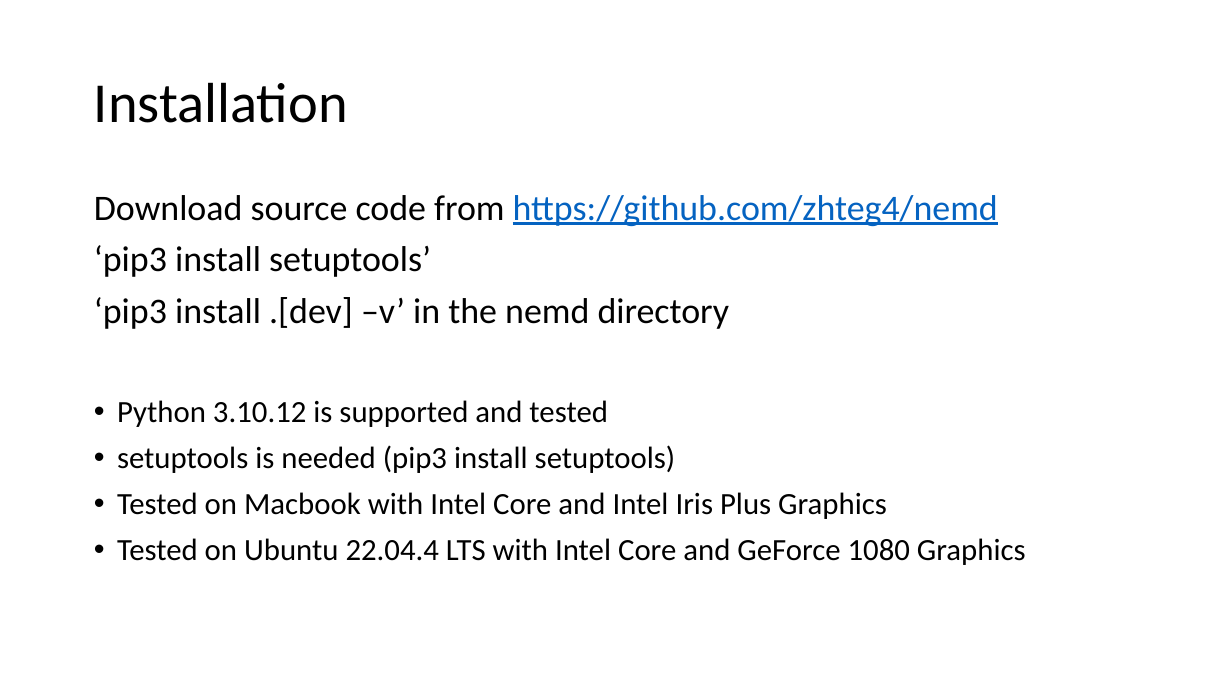
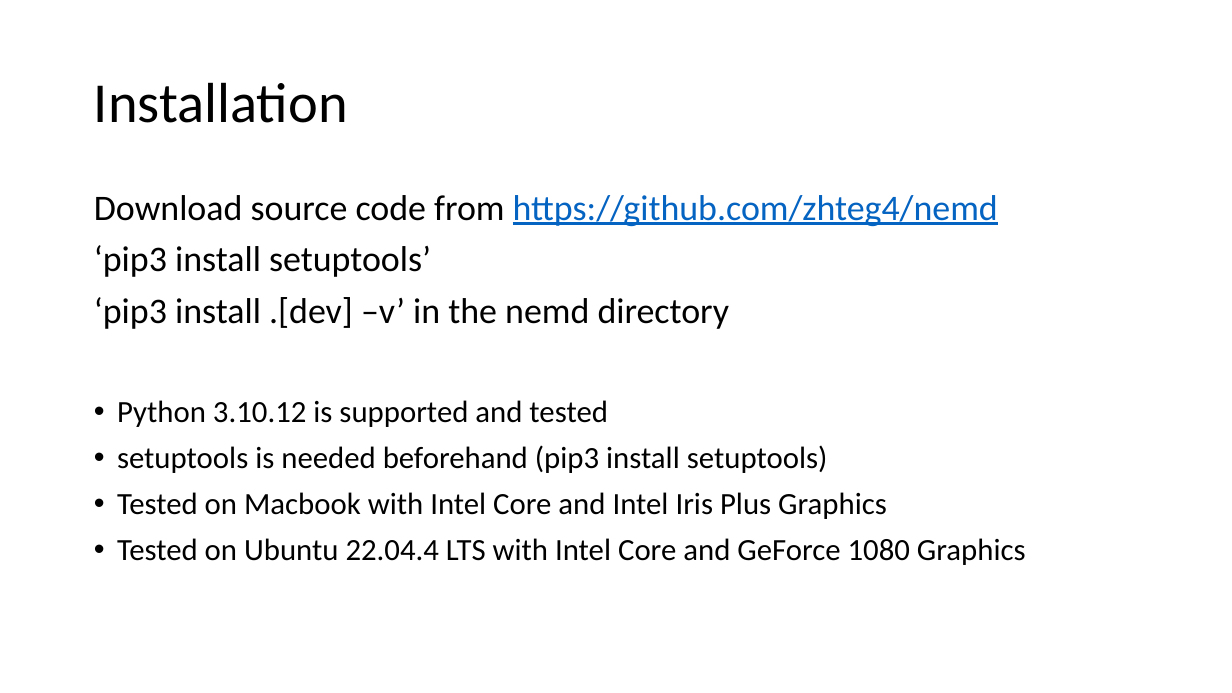
Before and after one commit to zhteg4/nemd, a slide deck: slide 4 of docs/power_point/nemd.pptx. Drawn at 1232x693 pixels with LibreOffice and Linux fonts; fonts in the diff are those of the drawing. Boxes give left, top, right and bottom in pixels: in the first picture for what was removed or moved away, otherwise in the second. Text is boxed around its words. In the diff, an @@ line names an element or a change of style, - is before the commit and + after.

```diff
--- a/docs/power_point/nemd.pptx
+++ b/docs/power_point/nemd.pptx
@@ text at (117, 445, 828, 473): text changed @@
-• setuptools is needed (pip3 install setuptools)
+• setuptools is needed beforehand (pip3 install setuptools)
```
Also in this commit, not shown: 2 other slides changed, 23 other files.
